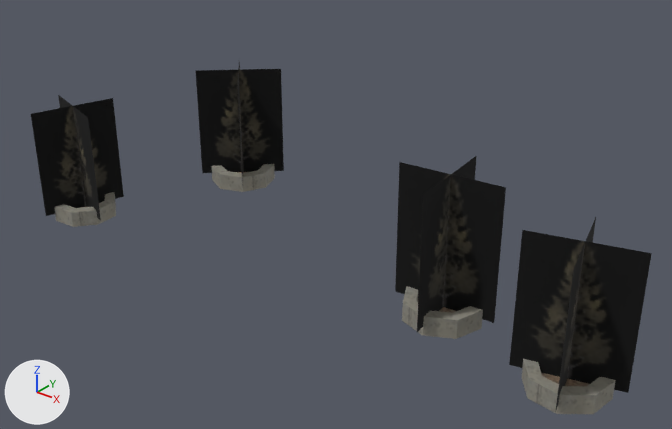
What one commit did to the OBJ model examples/vehicle-playground/res/models/urban/procgen-procpain-tree-park-pine-large-xm2z1.obj.
Before and after are seen from a camera (50 mm lens) standing at (38.9, -69.9, 31.3) and looking at (0.7, -22.2, 1.7). Arrows for +X, +Y and +Z are at lower left; the lights stay in place. The first picture is the older version. Where no turn or scale is listed for an object, it has been applied to the vertices. Vertices at exactly the same position are counted once.

The older version as bpy lines, for what is in view:
```python
me_procgen_procpain_tree_park_pine_large_xm2z1 = bpy.data.meshes.new('procgen-procpain-tree-park-pine-large-xm2z1')
me_procgen_procpain_tree_park_pine_large_xm2z1.from_pydata(...)  # 168 vertices, 272 faces; spans x -19.6..25.5, y -34.3..-16.4, z 0.0..9.7
# faces by material slot: [32, 216, 24]
me_procgen_procpain_tree_park_pine_large_xm2z1.materials.append(mat_treeb)  # picture img_treeb_png
me_procgen_procpain_tree_park_pine_large_xm2z1.materials.append(mat_concretesmooth)  # picture img_tiles_png
me_procgen_procpain_tree_park_pine_large_xm2z1.materials.append(mat_dirt)  # picture img_dirt_png
ob_procgen_procpain_tree_park_pine_large_xm2z1 = bpy.data.objects.new('procgen-procpain-tree-park-pine-large-xm2z1', me_procgen_procpain_tree_park_pine_large_xm2z1)
ob_procgen_procpain_tree_park_pine_large_xm2z1.location = (0.0, 0.0, 0.0)
```
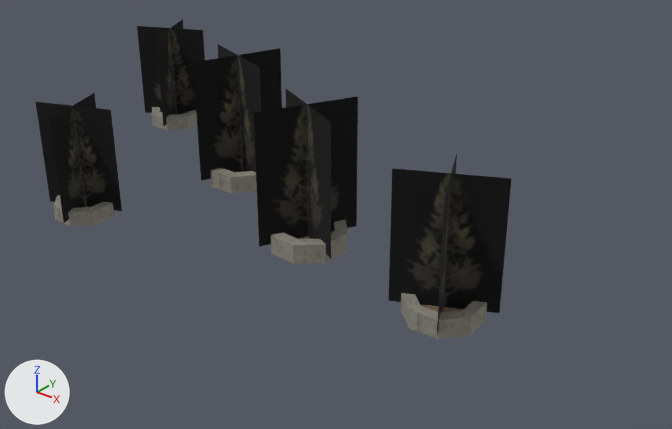
Diff of the bpy script that builds the scene:
```diff
--- a/examples/vehicle-playground/res/models/urban/procgen-procpain-tree-park-pine-large-xm2z1.obj.py
+++ b/examples/vehicle-playground/res/models/urban/procgen-procpain-tree-park-pine-large-xm2z1.obj.py
@@ me_procgen_procpain_tree_park_pine_large_xm2z1 @@
 # used by ob_procgen_procpain_tree_park_pine_large_xm2z1; location = (0.0, 0.0, 0.0)
-me_procgen_procpain_tree_park_pine_large_xm2z1.from_pydata(...)  # 168 vertices, 272 faces; spans x -19.6..25.5, y -34.3..-16.4, z 0.0..9.7
+me_procgen_procpain_tree_park_pine_large_xm2z1.from_pydata(...)  # 210 vertices, 340 faces; spans x -29.4..16.0, y -34.2..-10.0, z 0.0..10.7
+# me_procgen_procpain_tree_park_pine_large_xm2z1 part 1: the loose piece of 10 vertices spanning x -14.2..-9.3, y -21.5..-16.6, z 0.6..9.5 is turned -107.1 degrees about the z axis through its middle and scaled by 0.968, then moved by (-14.8, 6.1, -0.2)
+# me_procgen_procpain_tree_park_pine_large_xm2z1 part 2: the loose piece of 10 vertices spanning x 19.2..25.5, y -31.9..-25.6, z 0.6..9.2 is turned -125.5 degrees about the z axis through its middle and scaled by 1.16, then moved by (-34.0, 9.7, 0.8)
+# me_procgen_procpain_tree_park_pine_large_xm2z1 part 3: the loose piece of 10 vertices spanning x 9.4..16.3, y -30.1..-23.3, z 0.7..9.7 is copied, and the copy is turned 148 degrees about the z axis through its middle and scaled by 1.1, then moved by (-12.7, 2.0, 0.5); it spans x -3.2..3.6, y -28.1..-21.3, z 0.7..10.7
+# me_procgen_procpain_tree_park_pine_large_xm2z1 part 4: the loose piece of 32 vertices spanning x -14.3..-9.1, y -21.6..-16.4, z 0.0..1.3 is turned -107.1 degrees about the z axis through its middle and scaled by 0.968, then moved by (-14.8, 6.1, 0.0)
+# me_procgen_procpain_tree_park_pine_large_xm2z1 part 5: the loose piece of 32 vertices spanning x 10.2..15.5, y -29.4..-24.1, z 0.0..1.3 is turned 20.6 degrees about the z axis through its middle and scaled by 1.01
+# me_procgen_procpain_tree_park_pine_large_xm2z1 part 6: the loose piece of 32 vertices spanning x -18.9..-14.4, y -33.6..-29.0, z 0.0..1.2 is turned -51 degrees about the z axis through its middle
+# me_procgen_procpain_tree_park_pine_large_xm2z1 part 7: the loose piece of 32 vertices spanning x 19.9..24.7, y -31.2..-26.3, z 0.0..1.3 is turned -125.5 degrees about the z axis through its middle and scaled by 1.16, then moved by (-34.0, 9.7, 0.1)
+# me_procgen_procpain_tree_park_pine_large_xm2z1 part 8: the loose piece of 32 vertices spanning x 10.2..15.5, y -29.4..-24.1, z 0.0..1.3 is copied, and the copy is turned 148 degrees about the z axis through its middle and scaled by 1.1, then moved by (-12.7, 2.0, 0.1); it spans x -2.6..2.9, y -27.4..-21.9, z 0.0..1.5
+# me_procgen_procpain_tree_park_pine_large_xm2z1 part 9
+# 8 vertices are removed from x 9.4..16.3, y -30.1..-23.3, z 0.7..9.7
+# 8 faces are deleted
+# 8 vertices are added at x 9.8..16.0, y -29.8..-23.6, z 0.7..9.7
+# 8 new faces join them, mat_treeb (picture img_treeb_png)
+# me_procgen_procpain_tree_park_pine_large_xm2z1 part 10
+# 8 vertices are removed from x -19.6..-13.7, y -34.3..-28.4, z 0.6..8.7
+# 8 faces are deleted
+# 8 vertices are added at x -19.5..-13.8, y -34.2..-28.4, z 0.6..8.7
+# 8 new faces join them, mat_treeb (picture img_treeb_png)
 me_procgen_procpain_tree_park_pine_large_xm2z1.materials.append(mat_treeb)
```

Boxes (x1, y1, x2, y2) around the edits, measured in the pictures (672 x 429 px; the box of a moved part takes in the faces that stretch with it):
'procgen-procpain-tree-park-pine-large-xm2z1', reshaped (23% narrower, 9% shorter): before (31, 62, 652, 414); after (36, 20, 511, 339)
part 1 of me_procgen_procpain_tree_park_pine_large_xm2z1, moved or reshaped: before (195, 62, 284, 187); after (137, 20, 205, 126)
part 2 of me_procgen_procpain_tree_park_pine_large_xm2z1, moved or reshaped: before (509, 217, 652, 412); after (193, 44, 282, 181)
part 3 of me_procgen_procpain_tree_park_pine_large_xm2z1, added: after (254, 89, 358, 259)
part 4 of me_procgen_procpain_tree_park_pine_large_xm2z1, moved or reshaped: before (211, 164, 275, 192); after (152, 107, 197, 130)
part 5 of me_procgen_procpain_tree_park_pine_large_xm2z1, moved or reshaped: before (402, 286, 483, 339); after (401, 293, 487, 339)
part 6 of me_procgen_procpain_tree_park_pine_large_xm2z1, moved or reshaped: before (54, 192, 116, 227); after (53, 195, 116, 226)
part 7 of me_procgen_procpain_tree_park_pine_large_xm2z1, moved or reshaped: before (522, 359, 615, 414); after (210, 168, 257, 193)
part 8 of me_procgen_procpain_tree_park_pine_large_xm2z1, added: after (271, 219, 347, 264)
part 9 of me_procgen_procpain_tree_park_pine_large_xm2z1, moved or reshaped: before (395, 156, 506, 332); after (389, 154, 511, 333)
part 10 of me_procgen_procpain_tree_park_pine_large_xm2z1, moved or reshaped: before (31, 95, 124, 221); after (36, 93, 122, 223)
